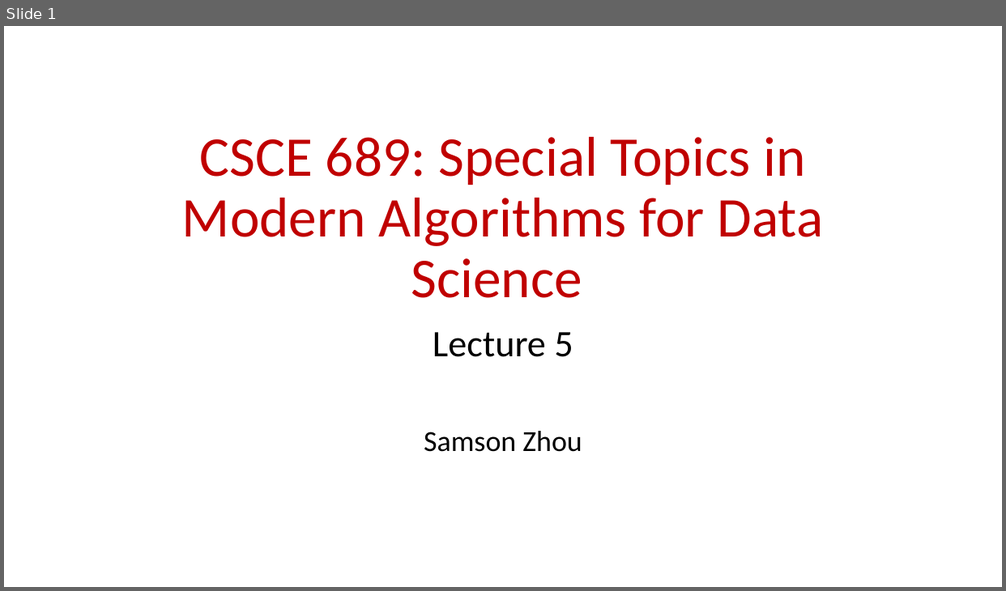
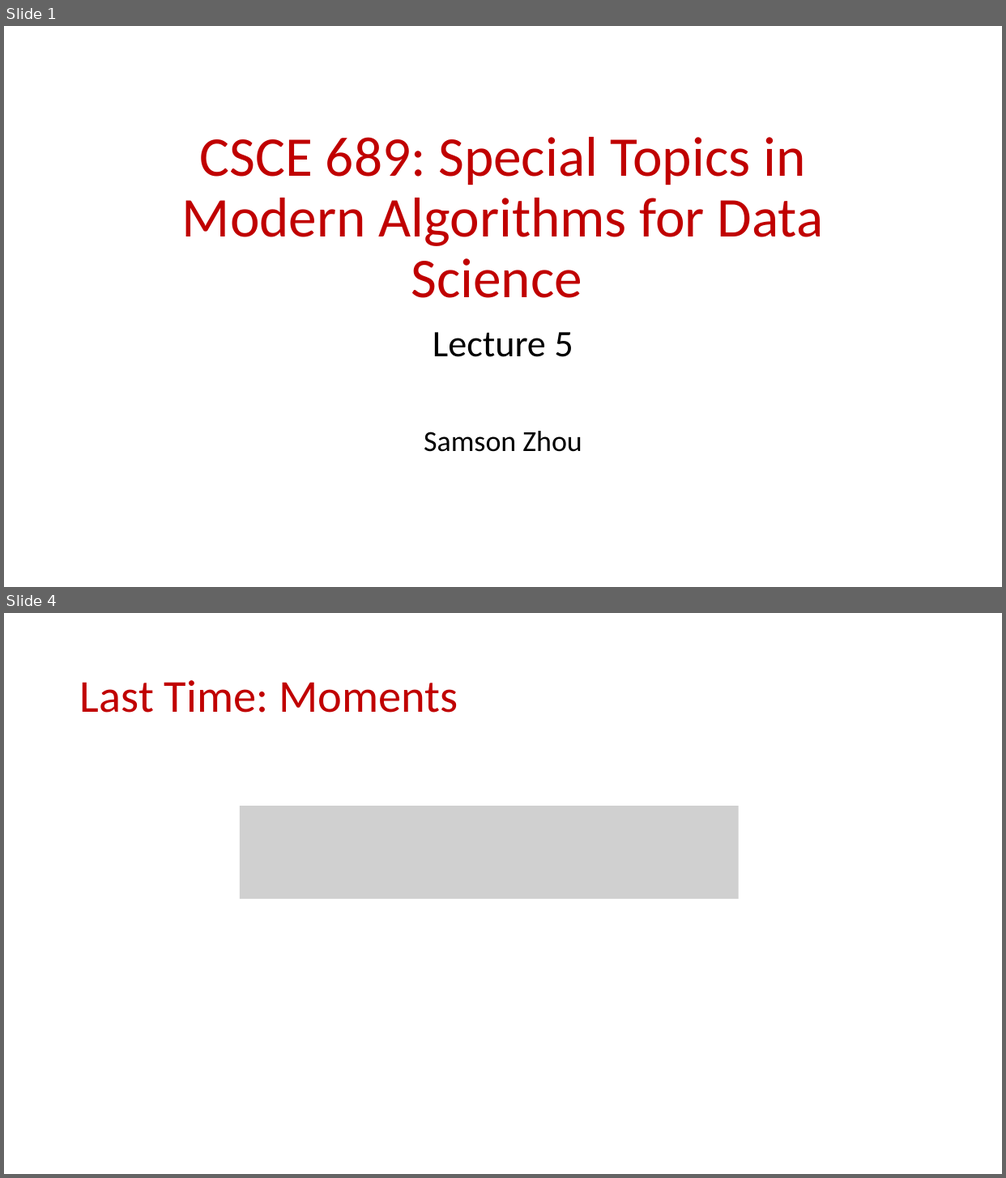
Before and after one commit to samsonzhou/samsonzhou.github.io, a slide deck: CSCE689-23/L5.pptx. Shown one above the other, each under a label of ours: slide 1 before the commit, slides 1 and 4 after it; the slides between them are not shown. The pictures are 1006x591 and 1006x1178 pixels, drawn with LibreOffice and Linux fonts; fonts in the diff are those of the drawing; grey boxes stand for pictures. Boxes give left, top, right and bottom in pixels: in the first picture for what was removed or moved away, otherwise in the second. Text is boxed around its words. In the diff, an @@ line names an element or a change of style, - is before the commit and + after.

```diff
--- a/CSCE689-23/L5.pptx
+++ b/CSCE689-23/L5.pptx
@@ slide 4 added at [4, 613, 1002, 1174], background #FFFFFF @@
@@ title added at [80, 680, 458, 713], 44 pt, text #C00000 @@
+Last Time: Moments
@@ picture added at [240, 806, 739, 899] @@
```
Also in this commit, not shown: 9 other slides added, 1 other file.
